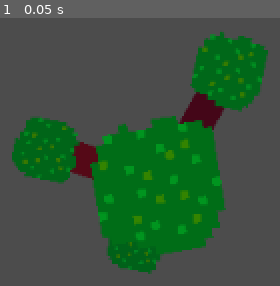
Above: before the commit, frame 1.
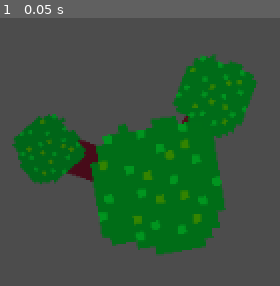
Above: after the commit, the same moment.

Repository: SametAhmetSahin/2D-Tree-Generator
Game: Godot game, scene res://World.tscn
Two runs of this game, one before a commit and one after it. Both use one fixed random seed, a clock stepped at 60 frames per second and the inputs below.
Inputs:
- Up to frame 1 (0.05 s): no input

The runs differ from the first frame. In frame 1, 9.4% of the frame differs, in the area x 4-96%, y 5-96%.

Commit message:
Removed BranchHead.gd, its only function was to set the rotation of the branch head, Tree.gd does that now

Diff:
--- a/BranchHead.gd
+++ /dev/null
@@ -1,10 +0,0 @@
-extends Node2D
-
-
-export (Vector2) var tree_position
-
-func _ready():
-	randomize()
-	rotation = randf() * 2
-	# if tree_position != null:
-	# 	$Line2D.points[1] = tree_position
--- a/BranchHead.tscn
+++ b/BranchHead.tscn
@@ -1,11 +1,9 @@
-[gd_scene load_steps=3 format=2]
+[gd_scene load_steps=2 format=2]
 
 [ext_resource path="res://branchhead.png" type="Texture" id=1]
-[ext_resource path="res://BranchHead.gd" type="Script" id=2]
 
 [node name="BranchHead" type="Node2D"]
 z_as_relative = false
-script = ExtResource( 2 )
 
 [node name="Sprite" type="Sprite" parent="."]
 position = Vector2( 0, -1 )
--- a/Tree.gd
+++ b/Tree.gd
@@ -55,7 +55,6 @@
 		branch_position.y = rand_range(global_position.y + max_branch_spread.y, global_position.y - max_branch_spread.y)
 
 		branch_head_instance.global_position = branch_position
-		branch_head_instance.tree_position = branch_head_instance.global_position - self.global_position
 		branch_head_instance.z_index = i
 
 
@@ -65,6 +64,7 @@
 		# A scale is randomized between adjustable values, for variation
 		var branch_head_scale = rand_range(branch_head_scale_range.x, branch_head_scale_range.y)
 		branch_head_instance.scale = Vector2(branch_head_scale, branch_head_scale)
+		branch_head_instance.rotation = randf() * 2
 		add_child(branch_head_instance)
 
 		# For the branch head's connection to the tree trunk, also known as limbs of the tree.
